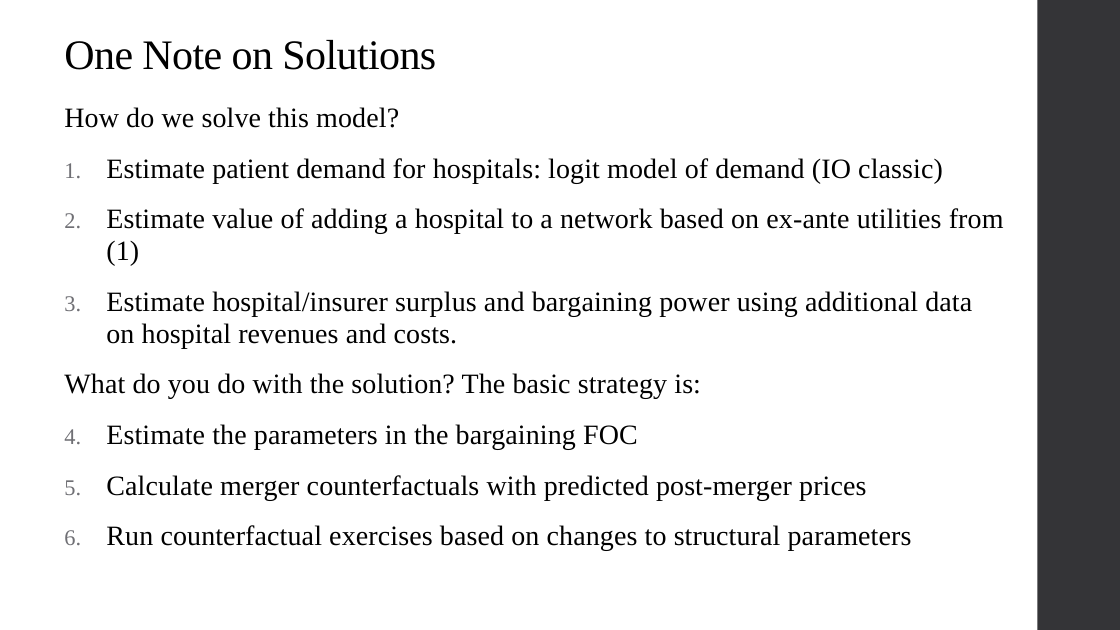
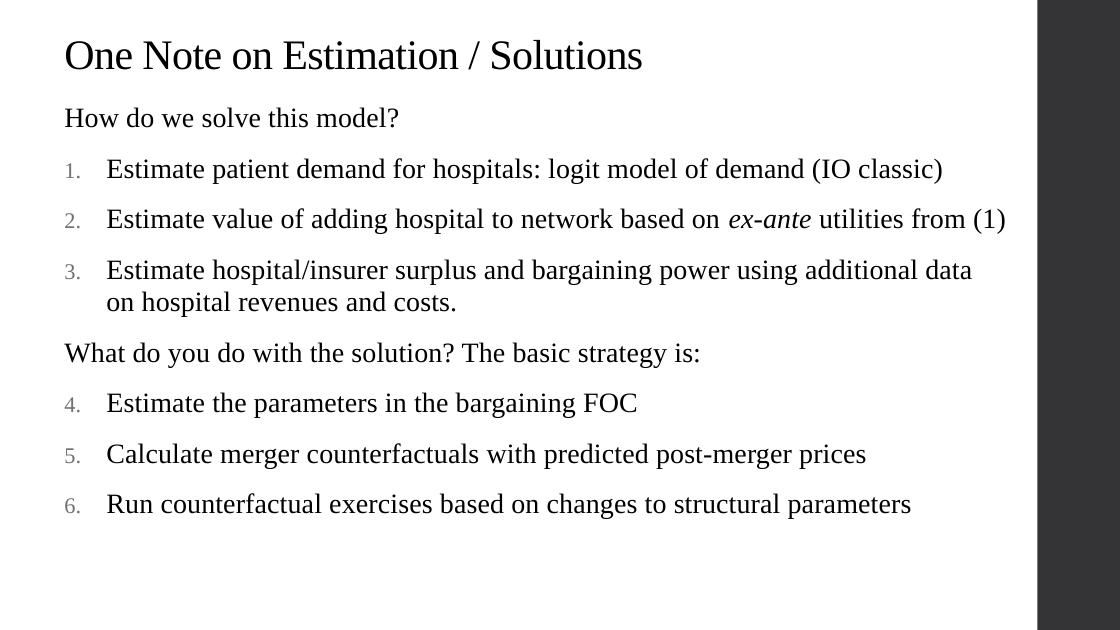
Before and after one commit to alex-hoagland/HAD6750H, a slide deck: slide 38 of Lecture06_HealthSystems/L6Slides_HealthSystems_2023W.pptx (slide 39 before the commit). Drawn at 1120x630 pixels with LibreOffice and Linux fonts; fonts in the diff are those of the drawing. Boxes give left, top, right and bottom in pixels: in the first picture for what was removed or moved away, otherwise in the second. Text is boxed around its words. In the diff, an @@ line names an element or a change of style, - is before the commit and + after.

```diff
--- a/Lecture06_HealthSystems/L6Slides_HealthSystems_2023W.pptx
+++ b/Lecture06_HealthSystems/L6Slides_HealthSystems_2023W.pptx
@@ title at (64, 40, 643, 70): text changed @@
-One Note on Solutions
+One Note on Estimation / Solutions
@@ text at (106, 208, 1006, 234): text changed @@
-2. Estimate value of adding a hospital to a network based on ex-ante utilities from (1)
+2. Estimate value of adding hospital to network based on ex-ante utilities from (1)
```
Also in this commit, not shown: 7 other slides changed, 5 slides added, 5 slides removed.
